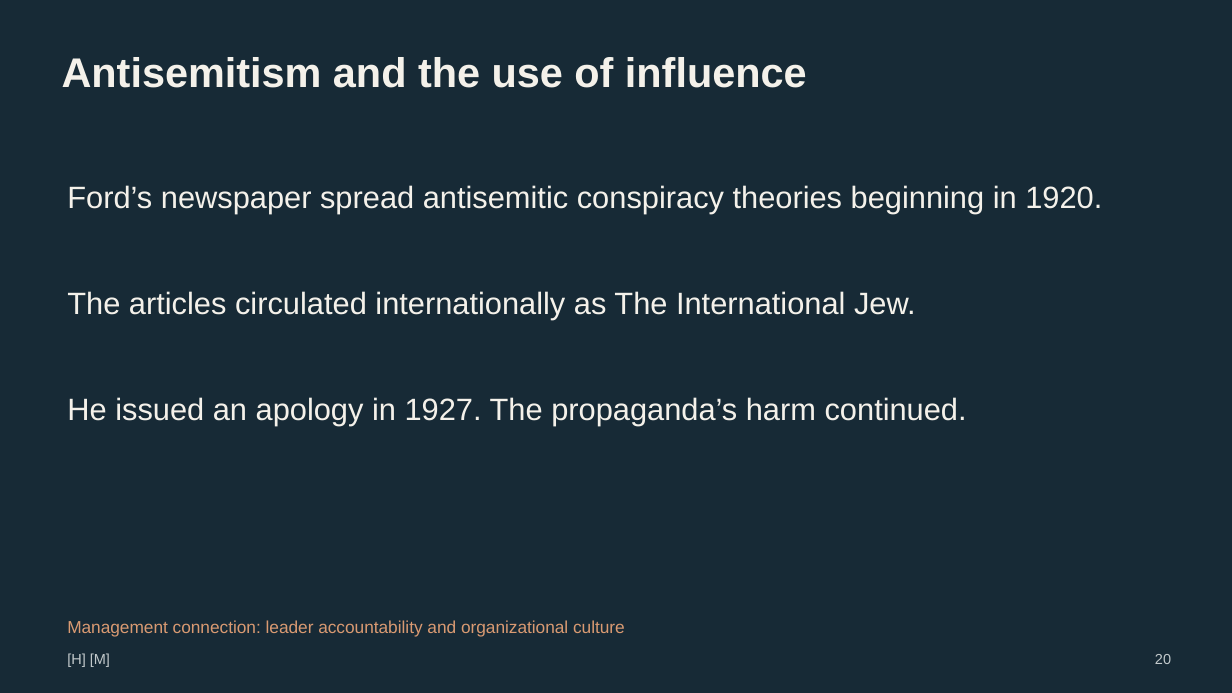
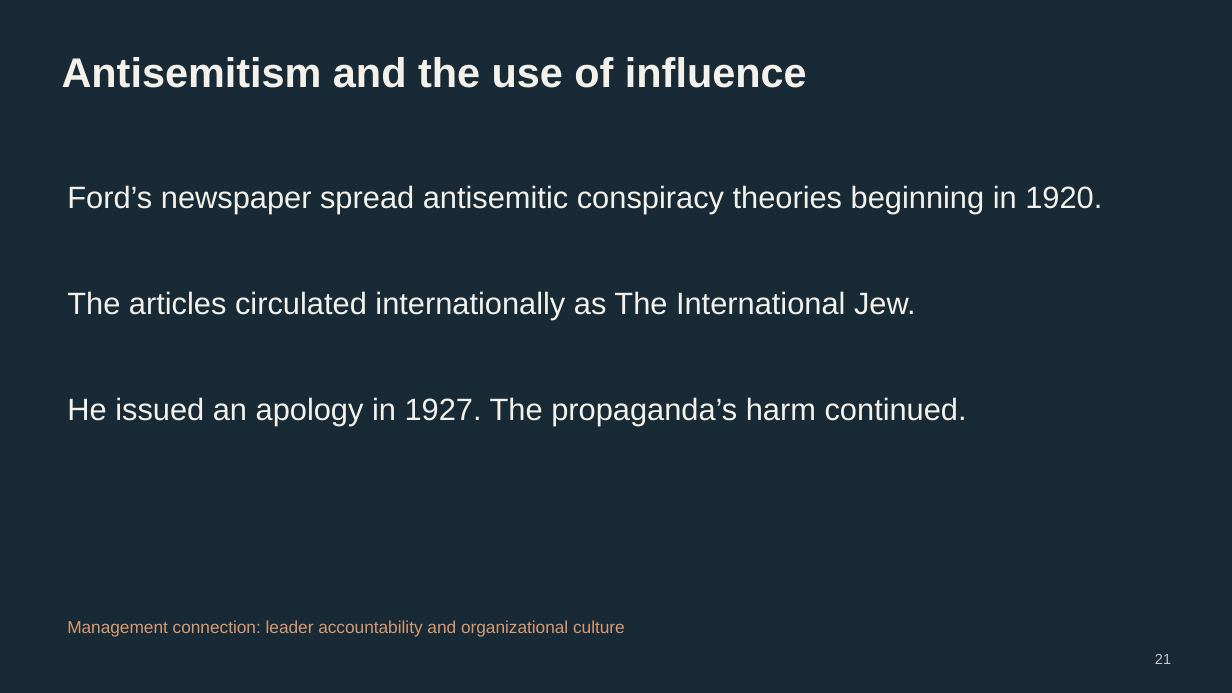
Before and after one commit to chocojawns/MGT, a slide deck: slide 21 of temp 3.pptx (slide 20 before the commit). Drawn at 1232x693 pixels with LibreOffice and Linux fonts; fonts in the diff are those of the drawing. Boxes give left, top, right and bottom in pixels: in the first picture for what was removed or moved away, otherwise in the second. Text is boxed around its words. In the diff, an @@ line names an element or a change of style, - is before the commit and + after.

```diff
--- a/temp 3.pptx
+++ b/temp 3.pptx
@@ text removed at (67, 653, 110, 667) @@
-[H] [M]
@@ text at (1155, 654, 1171, 664): text changed @@
-20
+21
```
Also in this commit, not shown: 24 other slides changed, 3 slides added, 2 slides removed.
